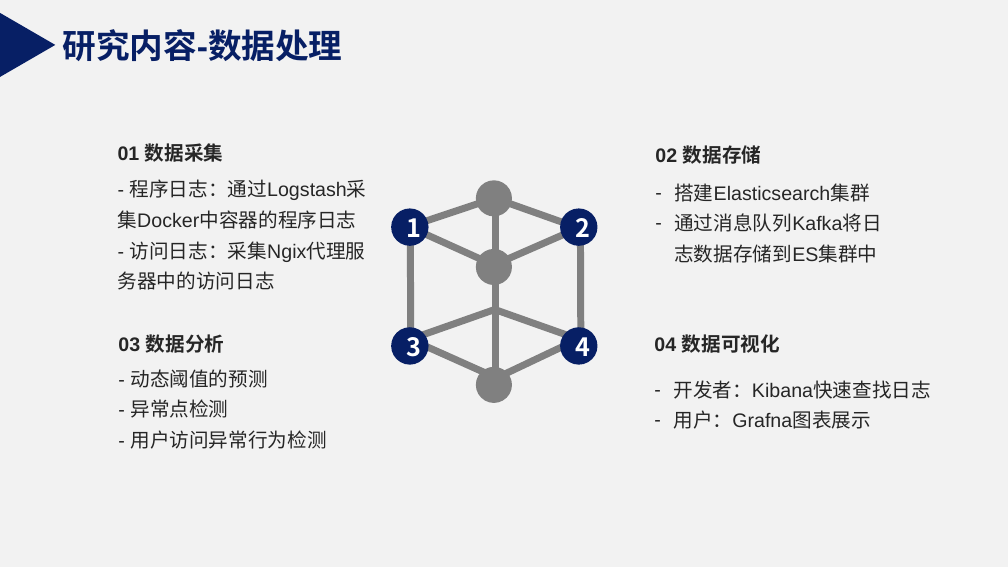
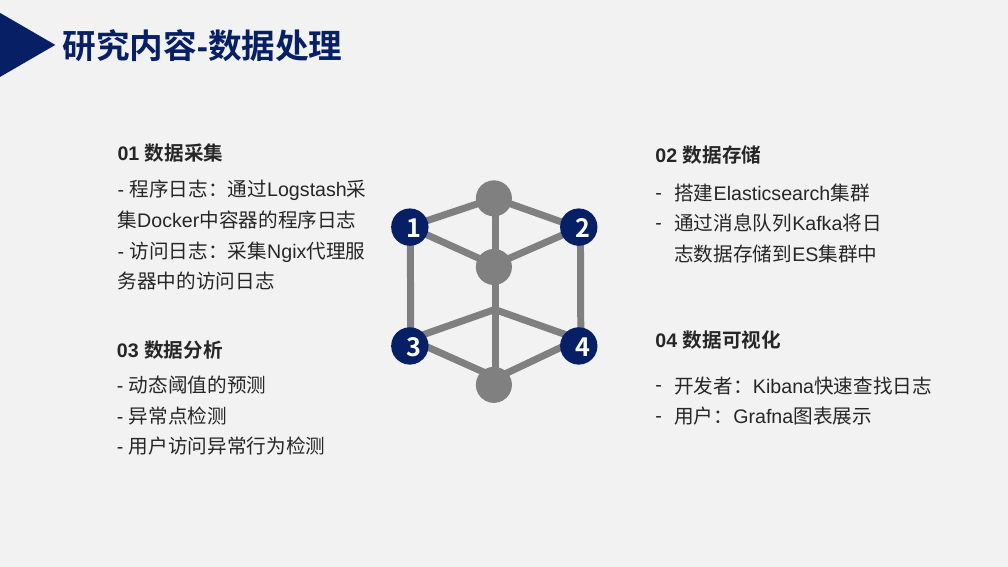
Before and after one commit to SmileWR/2019-, a slide deck: slide 7 of 开题答辩1121.pptx. Drawn at 1008x567 pixels with LibreOffice and Linux fonts; fonts in the diff are those of the drawing. Boxes give left, top, right and bottom in pixels: in the first picture for what was removed or moved away, otherwise in the second. Text is boxed around its words. In the diff, an @@ line names an element or a change of style, - is before the commit and + after.

```diff
--- a/开题答辩1121.pptx
+++ b/开题答辩1121.pptx
@@ text "04 数据可视化": place and size @@
-text "04 数据可视化" at [654,334,780,353]
+text "04 数据可视化" at [655,330,781,349]
@@ text "03 数据分析": place and size @@
-text "03 数据分析" at [118,334,224,353]
+text "03 数据分析" at [117,340,222,359]
@@ text "- 动态阈值的预测": place and size @@
-text "- 动态阈值的预测" at [130,369,326,449]
+text "- 动态阈值的预测" at [129,375,325,455]
@@ text "开发者：Kibana快速查找日志": place and size @@
-text "开发者：Kibana快速查找日志" at [673,380,931,429]
+text "开发者：Kibana快速查找日志" at [674,376,932,425]
```
Also in this commit, not shown: 4 other slides changed.
